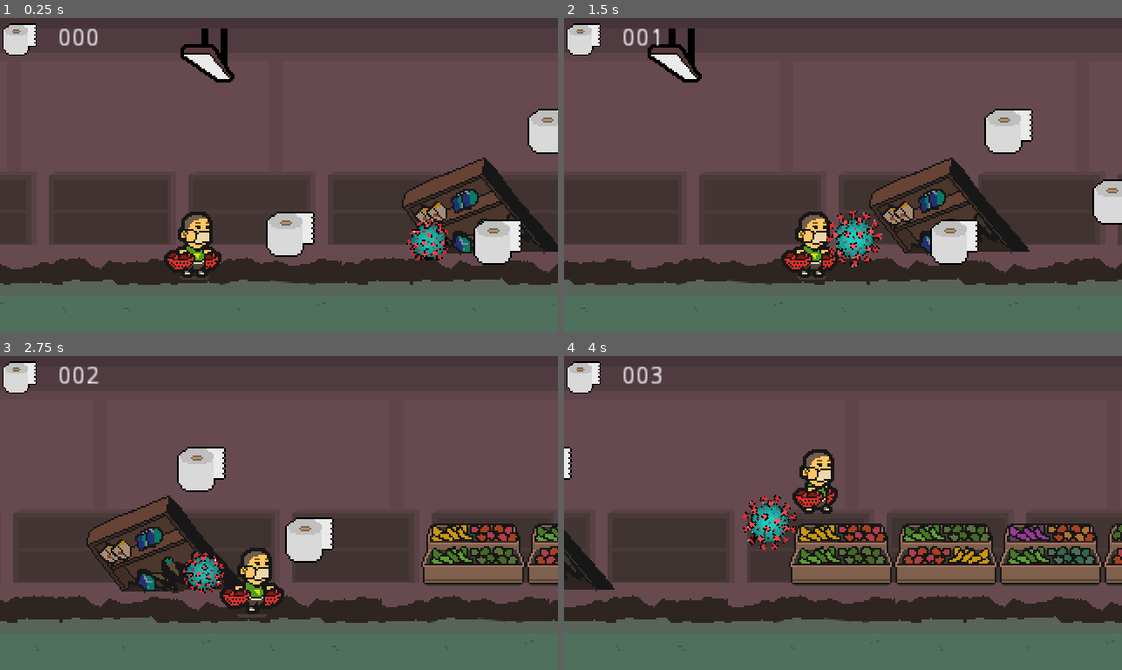
Above: before the commit, frames 1-4 (two rows, left to right).
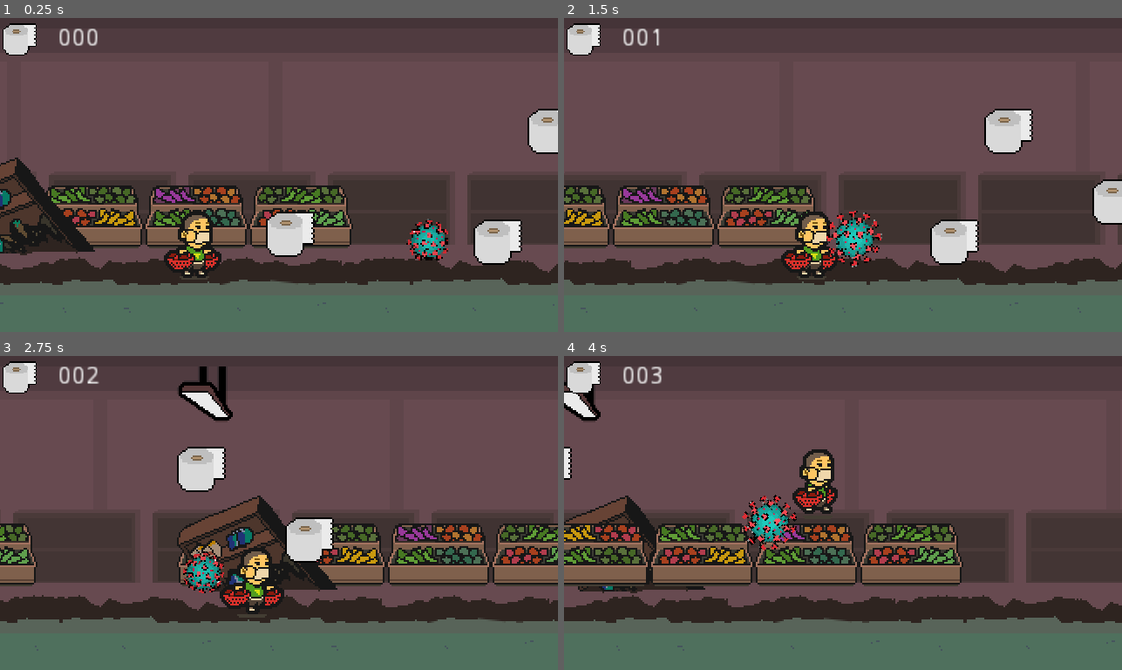
Above: after the commit, the same moments.

Repository: progsource/ssj2020_1
Game: Godot game, scene res://scenes/Game.tscn
Two runs of this game, one before a commit and one after it. Both use one fixed random seed, a clock stepped at 60 frames per second and the inputs below.
Inputs:
- Up to frame 1 (0.25 s): no input
- Up to frame 2 (1.5 s): hold Right (ui_right) from 0.53 s (still down); tap Space (ui_select) at 0.77 s
- Up to frame 3 (2.75 s): tap Space (ui_select) at 1.52 s; release Right (ui_right) at 2.03 s; hold Left (ui_left) from 2.03 s (still down)
- Up to frame 4 (4 s): release Left (ui_left) at 2.78 s; hold Right (ui_right) from 2.78 s (still down); tap Space (ui_select) at 3.02, 3.77 s

The runs differ from the first frame. In frame 1, 14% of the frame differs, in the area x 0-100%, y 3-76%; in frame 2, 12%; in frame 3, 13%; in frame 4, 16%, in the area x 0-100%, y 8-76%.

Commit message:
Added half-way working parallax objects

Diff:
--- a/code/packed/Background.tscn
+++ b/code/packed/Background.tscn
@@ -1,48 +1,32 @@
-[gd_scene load_steps=6 format=2]
+[gd_scene load_steps=4 format=2]
 
-[ext_resource path="res://assets/gfx/background/ceiling_light.png" type="Texture" id=1]
-[ext_resource path="res://assets/gfx/background/shelfs_veggies.png" type="Texture" id=2]
-[ext_resource path="res://assets/gfx/background/shelfs_crumbled.png" type="Texture" id=3]
 [ext_resource path="res://assets/gfx/background/ground.png" type="Texture" id=4]
 [ext_resource path="res://assets/gfx/background/background.png" type="Texture" id=5]
+[ext_resource path="res://scripts/Background.gd" type="Script" id=6]
 
 [node name="Background" type="ParallaxBackground"]
+script = ExtResource( 6 )
 
-[node name="ParallaxLayer" type="ParallaxLayer" parent="."]
+[node name="BackgroundParallaxLayer" type="ParallaxLayer" parent="."]
 motion_scale = Vector2( 0.5, 0 )
 motion_mirroring = Vector2( 320, 0 )
 
-[node name="background" type="Sprite" parent="ParallaxLayer"]
+[node name="background" type="Sprite" parent="BackgroundParallaxLayer"]
 position = Vector2( -180, 0 )
 texture = ExtResource( 5 )
 centered = false
 region_enabled = true
 region_rect = Rect2( 0, 0, 640, 140 )
 
-[node name="ParallaxLayer3" type="ParallaxLayer" parent="."]
+[node name="GroundParallaxLayer" type="ParallaxLayer" parent="."]
 motion_mirroring = Vector2( 320, 0 )
 
-[node name="ground" type="Sprite" parent="ParallaxLayer3"]
+[node name="ground" type="Sprite" parent="GroundParallaxLayer"]
 position = Vector2( -180, 220 )
 texture = ExtResource( 4 )
 centered = false
 region_enabled = true
 region_rect = Rect2( 0, 0, 640, 60 )
 
-[node name="ParallaxLayer2" type="ParallaxLayer" parent="."]
+[node name="ObstacleParallaxLayer" type="ParallaxLayer" parent="."]
 motion_scale = Vector2( 0.9, 1 )
-
-[node name="ceiling_light" type="Sprite" parent="ParallaxLayer2"]
-position = Vector2( 0, 96 )
-texture = ExtResource( 1 )
-centered = false
-
-[node name="shelfs_crumbled" type="Sprite" parent="ParallaxLayer2"]
-position = Vector2( 128, 160 )
-texture = ExtResource( 3 )
-centered = false
-
-[node name="shelfs_veggies" type="Sprite" parent="ParallaxLayer2"]
-position = Vector2( 320, 152 )
-texture = ExtResource( 2 )
-centered = false
--- /dev/null
+++ b/code/packed/BackgroundObstacle.tscn
@@ -0,0 +1,12 @@
+[gd_scene load_steps=3 format=2]
+
+[ext_resource path="res://assets/gfx/background/ceiling_light.png" type="Texture" id=1]
+[ext_resource path="res://scripts/BackgroundObstacle.gd" type="Script" id=2]
+
+[node name="BackgroundObstacle" type="Sprite"]
+position = Vector2( 0, 96 )
+texture = ExtResource( 1 )
+centered = false
+script = ExtResource( 2 )
+
+[node name="VisibilityNotifier2D" type="VisibilityNotifier2D" parent="."]
--- /dev/null
+++ b/code/scripts/Background.gd
@@ -0,0 +1,79 @@
+extends ParallaxBackground
+
+
+enum ObstacleType { EMPTY, LIGHT, SHELF, VEGGIES, COUNT }
+
+
+class Obstacle:
+	var type : int
+	var position_x : float
+
+
+const block_size : float = 320.0
+const view_offset : float = 180.0
+const light_texture = preload("res://assets/gfx/background/ceiling_light.png")
+const shelf_texture = preload("res://assets/gfx/background/shelfs_crumbled.png")
+const veggies_texture = preload("res://assets/gfx/background/shelfs_veggies.png")
+const obstacle_scene = preload("res://packed/BackgroundObstacle.tscn")
+# y positions
+const obstacle_definitions = {
+	ObstacleType.LIGHT : 96.0,
+	ObstacleType.SHELF : 160.0,
+	ObstacleType.VEGGIES : 152.0,
+}
+
+
+var obstacles = {}
+var lights = {}
+var visible_object = []
+var visible_lights = []
+var player_position_x : float = 0
+var rng = RandomNumberGenerator.new()
+
+
+func _ready():
+	rng.seed = OS.get_unix_time()
+	rng.randomize()
+
+
+func _process(_delta):
+	var current_block_position = floor(player_position_x / block_size)
+
+	if obstacles.has(current_block_position) and !_is_obstacle_visible(current_block_position):
+		_create_obstacle(current_block_position, obstacles.get(current_block_position))
+	elif !obstacles.has(current_block_position):
+		var type = rng.randi_range(0, ObstacleType.COUNT - 1)
+		_create_obstacle(current_block_position, type)
+
+
+func _on_player_moved(var pos_x : float) -> void :
+	player_position_x = pos_x - view_offset
+
+
+func _is_obstacle_visible(var block_position : float) -> bool :
+	for o in visible_object:
+		if o and o.position_x == block_position:
+			return true
+	return false
+
+
+func _create_obstacle(var pos_x : float, var type : int) -> void :
+	if type == ObstacleType.EMPTY:
+		return
+
+	var obstacle = obstacle_scene.instance()
+	obstacle.position.x = pos_x * block_size + view_offset
+	obstacle.position.y = obstacle_definitions[type]
+	if type == ObstacleType.LIGHT:
+		obstacle.texture = light_texture
+	elif type == ObstacleType.SHELF:
+		obstacle.texture = shelf_texture
+	elif type == ObstacleType.VEGGIES:
+		obstacle.texture = veggies_texture
+
+	var vo = Obstacle.new()
+	vo.position_x = pos_x
+	vo.type = type
+	visible_object.push_back(vo)
+
+	$ObstacleParallaxLayer.add_child(obstacle)
--- /dev/null
+++ b/code/scripts/BackgroundObstacle.gd
@@ -0,0 +1,9 @@
+extends Sprite
+
+
+func _ready():
+	$VisibilityNotifier2D.connect("screen_exited", self, "_on_screen_exit")
+
+
+func _on_screen_exit():
+	queue_free()
--- a/code/scripts/scenes/Game.gd
+++ b/code/scripts/scenes/Game.gd
@@ -7,11 +7,13 @@
 	print("load level")
 	# warning-ignore:return_value_discarded
 	$Player.connect("player_moved", $Platforms/Platform, "_on_player_moved")
+	# warning-ignore:return_value_discarded
+	$Player.connect("player_moved", $Background, "_on_player_moved")
 
 
 
 func _process(_delta):
-	print("make level move based on player")
+	pass
 
 
 func _on_start_button_pressed():
